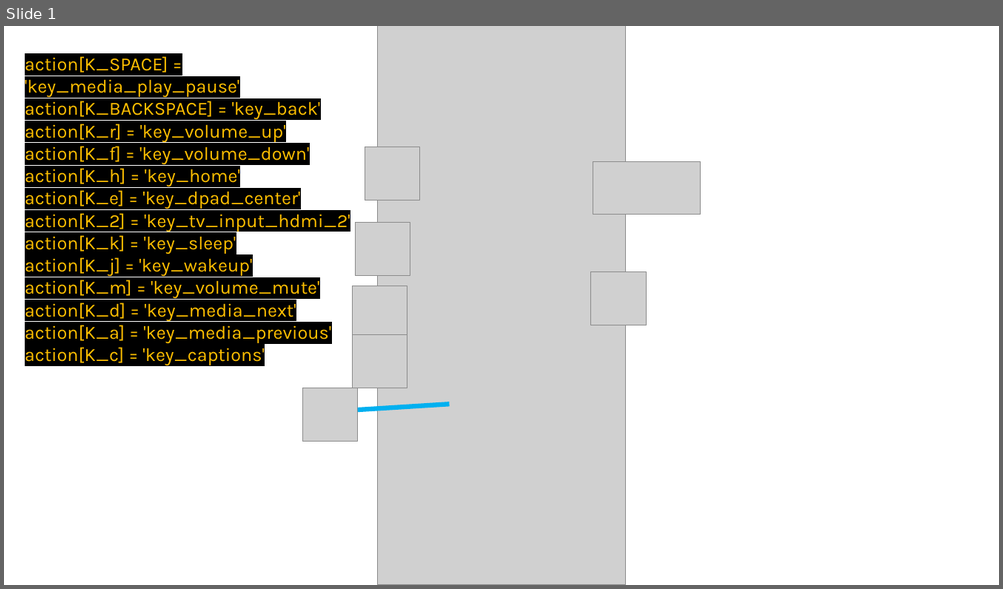
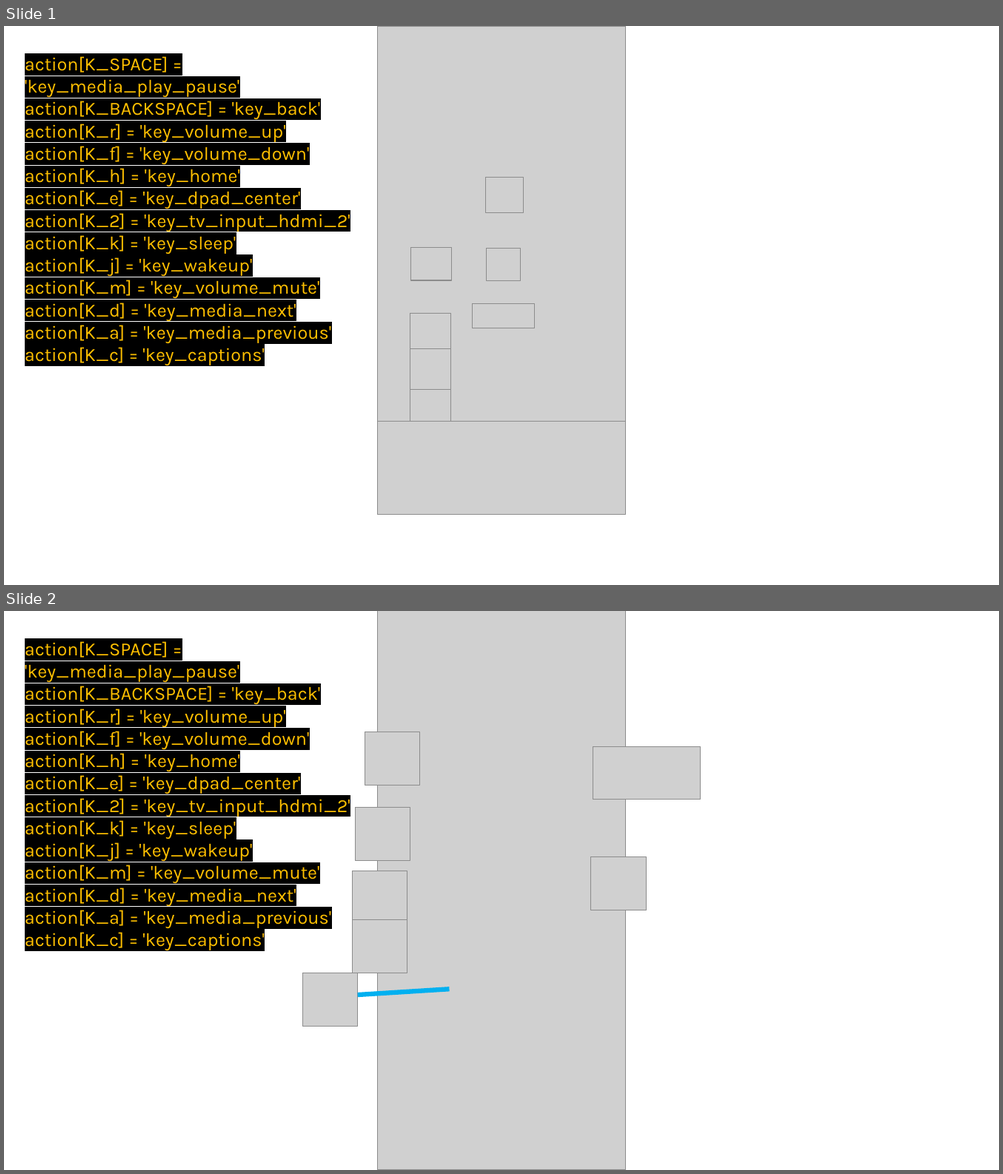
Before and after one commit to CamBFunny/quail, a slide deck: scripts/python/lib/pyfire.odp. Shown one above the other, each under a label of ours: slide 1 before the commit, slides 1 and 2 after it. The pictures are 1003x589 and 1003x1174 pixels, drawn with LibreOffice and Linux fonts; fonts in the diff are those of the drawing; grey boxes stand for pictures. Boxes give left, top, right and bottom in pixels: in the first picture for what was removed or moved away, otherwise in the second. Text is boxed around its words. In the diff, an @@ line names an element or a change of style, - is before the commit and + after.

```diff
--- a/scripts/python/lib/pyfire.odp
+++ b/scripts/python/lib/pyfire.odp
@@ slide 1 added at (x1=4, y1=26, x2=999, y2=585), background #FFFFFF @@
@@ picture added at (x1=378, y1=26, x2=626, y2=511) @@
@@ text added at (x1=25, y1=56, x2=350, y2=343), 18 pt, text #FFC000 @@
+action[K_SPACE] = 'key_media_play_pause'
+action[K_BACKSPACE] = 'key_back'
+action[K_r] = 'key_volume_up'
+action[K_f] = 'key_volume_down'
+action[K_h] = 'key_home'
+action[K_e] = 'key_dpad_center'
+action[K_2] = 'key_tv_input_hdmi_2'
+action[K_k] = 'key_sleep'
+action[K_j] = 'key_wakeup'
+action[K_m] = 'key_volume_mute'
+action[K_d] = 'key_media_next'
+action[K_a] = 'key_media_previous'
+action[K_c] = 'key_captions'
@@ picture added at (x1=486, y1=177, x2=523, y2=212) @@
@@ picture added at (x1=410, y1=247, x2=452, y2=281) @@
@@ picture added at (x1=486, y1=248, x2=521, y2=281) @@
@@ picture added at (x1=410, y1=313, x2=451, y2=355) @@
@@ picture added at (x1=472, y1=304, x2=535, y2=328) @@
@@ picture added at (x1=410, y1=349, x2=451, y2=390) @@
@@ picture added at (x1=410, y1=383, x2=451, y2=423) @@
@@ picture added at (x1=378, y1=422, x2=626, y2=515) @@
@@ what was slide 1 is now slide 2 @@
```
Also in this commit, not shown: 3 other files.
